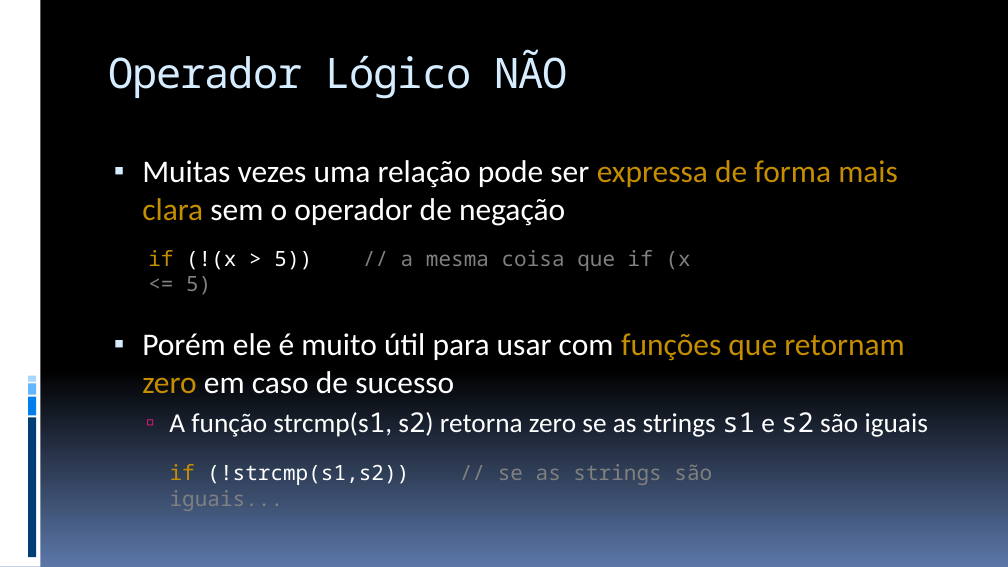
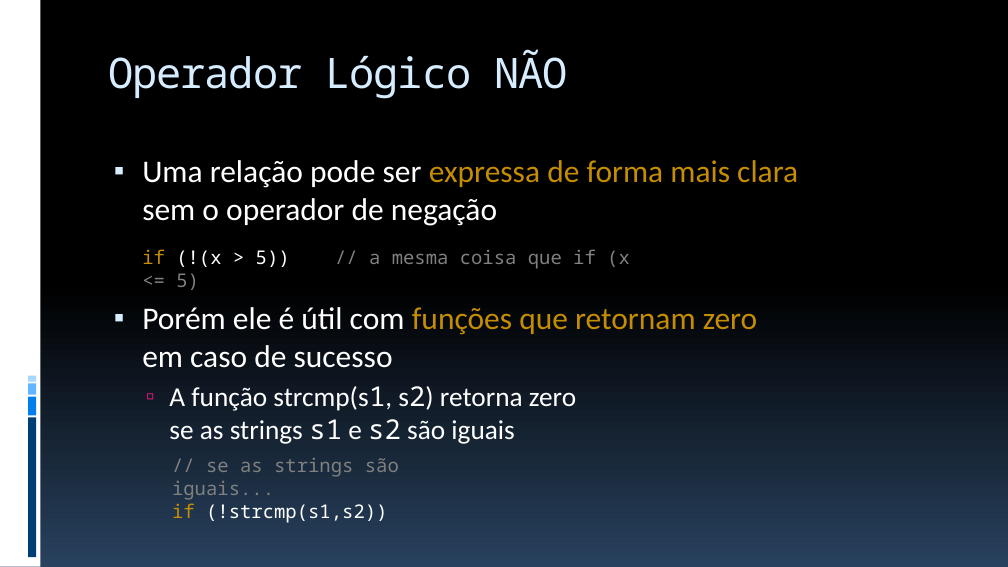
Before and after one commit to JudsonSS/ProgComp, a slide deck: slide 18 of Slides/21. Operadores Lógicos.pptx. Drawn at 1008x567 pixels with LibreOffice and Linux fonts; fonts in the diff are those of the drawing. Boxes give left, top, right and bottom in pixels: in the first picture for what was removed or moved away, otherwise in the second. Text is boxed around its words. In the diff, an @@ line names an element or a change of style, - is before the commit and + after.

```diff
--- a/Slides/21. Operadores Lógicos.pptx
+++ b/Slides/21. Operadores Lógicos.pptx
@@ background gradient #000000 to #5B77A8 to gradient #000000 to #28415E @@
@@ text at (142, 160, 798, 368): text changed @@
-▪ Muitas vezes uma relação pode ser expressa de forma mais clara sem o operador de negação
-▪ Porém ele é muito útil para usar com funções que retornam zero em caso de sucesso
+▪ Uma relação pode ser expressa de forma mais clara
+  sem o operador de negação
+▪ Porém ele é útil com funções que retornam zero
+  em caso de sucesso
@@ text "if (!(x > 5)) // ..." at (142, 249, 630, 269): size 20 to 18 pt @@
@@ text at (172, 458, 399, 523): text changed; size 20 to 18 pt @@
-if (!strcmp(s1,s2)) // se as strings são iguais...
+// se as strings são iguais...
+if (!strcmp(s1,s2))
```
Also in this commit, not shown: 23 other slides changed, 8 other files.
